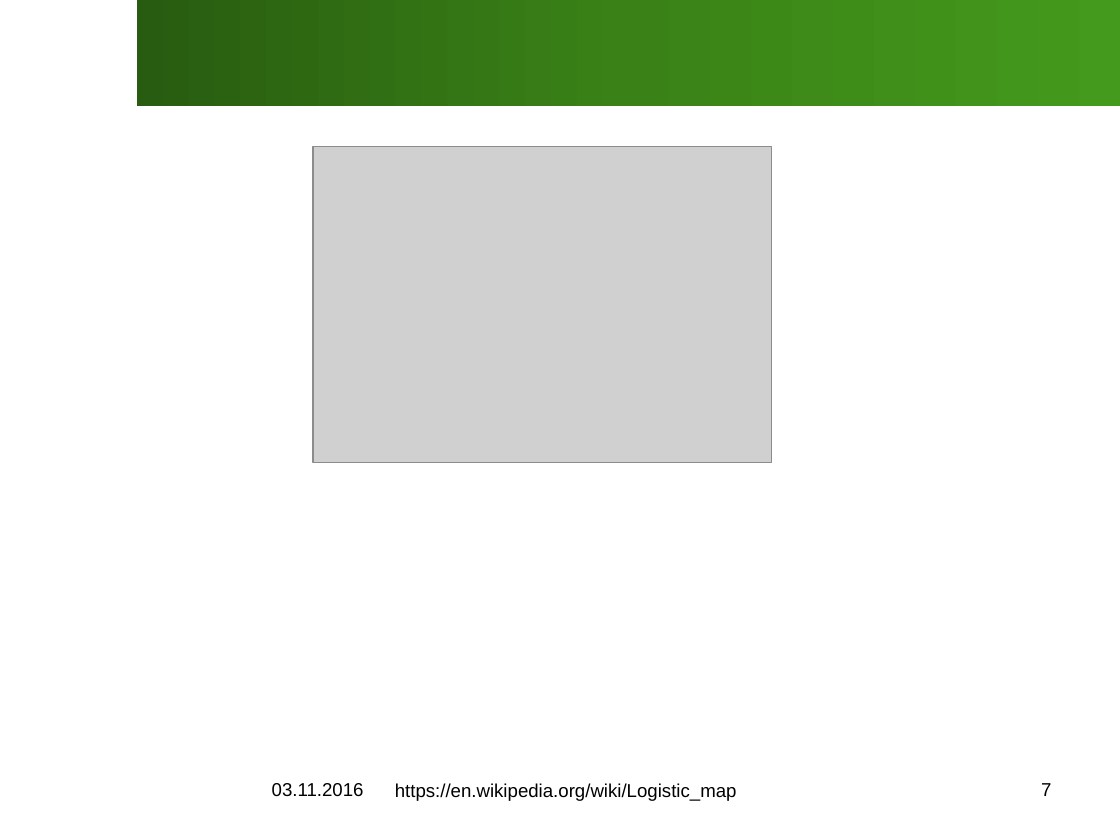
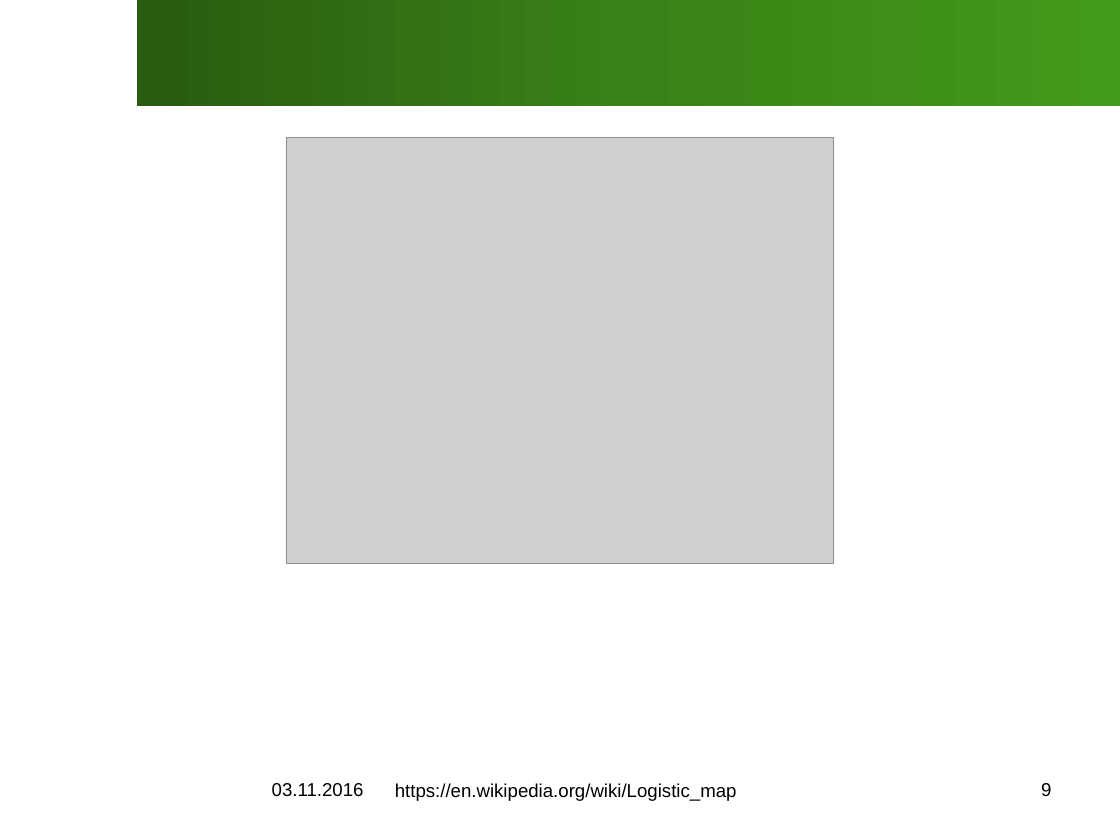
Before and after one commit to SOAS-Uni-Augsburg/ws16-17-group-13, a slide deck: slide 9 of Blatt02/Aufgabe01/Slides.pptx (slide 7 before the commit). Drawn at 1120x840 pixels with LibreOffice and Linux fonts; fonts in the diff are those of the drawing; grey boxes stand for pictures; background and template pictures are left out. Boxes give left, top, right and bottom in pixels: in the first picture for what was removed or moved away, otherwise in the second. Text is boxed around its words. In the diff, an @@ line names an element or a change of style, - is before the commit and + after.

```diff
--- a/Blatt02/Aufgabe01/Slides.pptx
+++ b/Blatt02/Aufgabe01/Slides.pptx
@@ picture: place and size @@
-picture at [314, 147, 772, 463]
+picture at [287, 138, 833, 563]
@@ page number at [1041, 783, 1051, 796]: text changed @@
-7
+9
```
Also in this commit, not shown: 5 other slides changed, 5 slides added, 1 other file.
